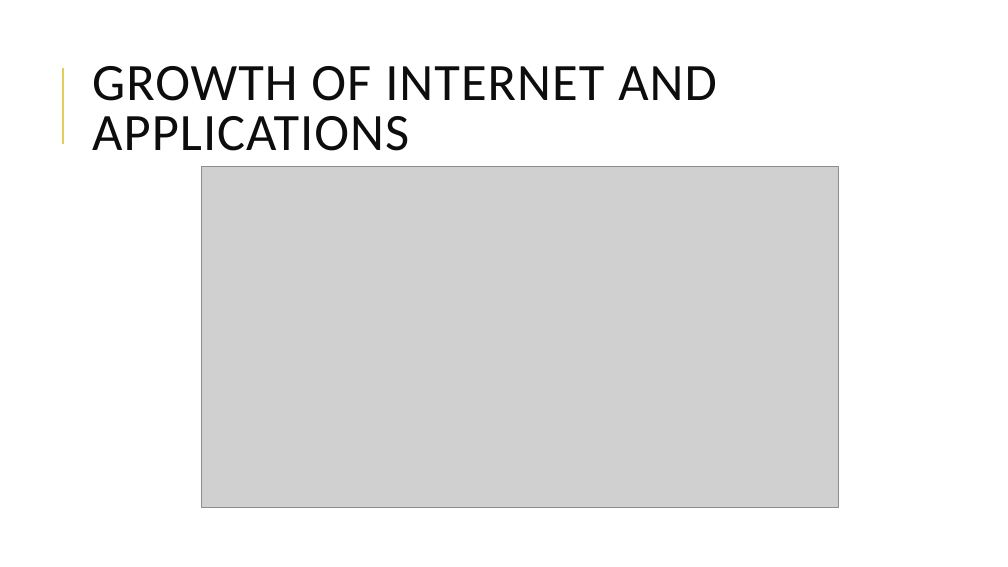
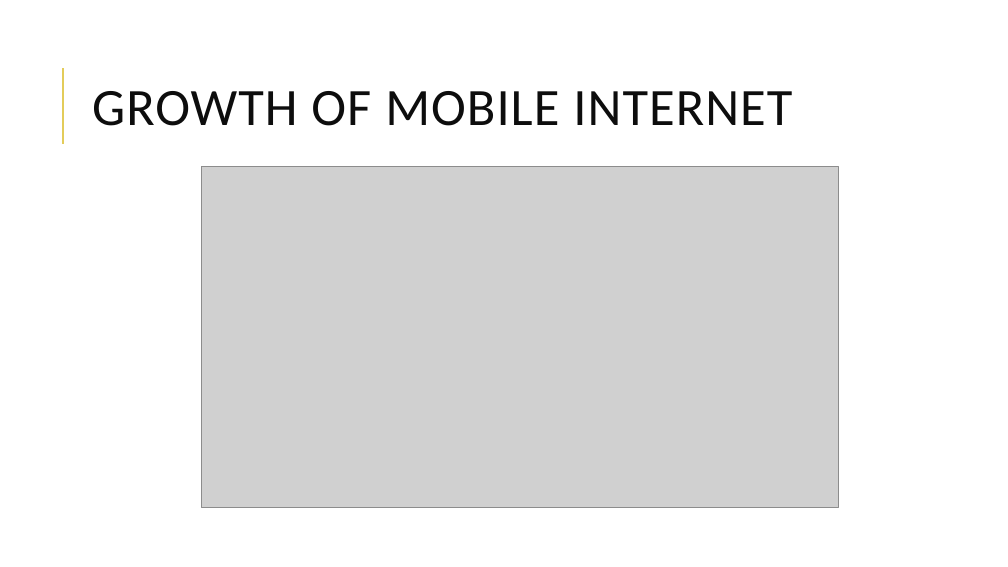
Before and after one commit to bogas04/MVP-Generator, a slide deck: slide 4 of docs/Final/Presentation.pptx (slide 3 before the commit). Drawn at 1008x567 pixels with LibreOffice and Linux fonts; fonts in the diff are those of the drawing; grey boxes stand for pictures. Boxes give left, top, right and bottom in pixels: in the first picture for what was removed or moved away, otherwise in the second. Text is boxed around its words. In the diff, an @@ line names an element or a change of style, - is before the commit and + after.

```diff
--- a/docs/Final/Presentation.pptx
+++ b/docs/Final/Presentation.pptx
@@ title at box(92, 91, 792, 126): text changed @@
-GROWTH OF INTERNET AND APPLICATIONS
+GROWTH OF MOBILE INTERNET
```
Also in this commit, not shown: 11 other slides changed, 20 slides added, 11 slides removed.
